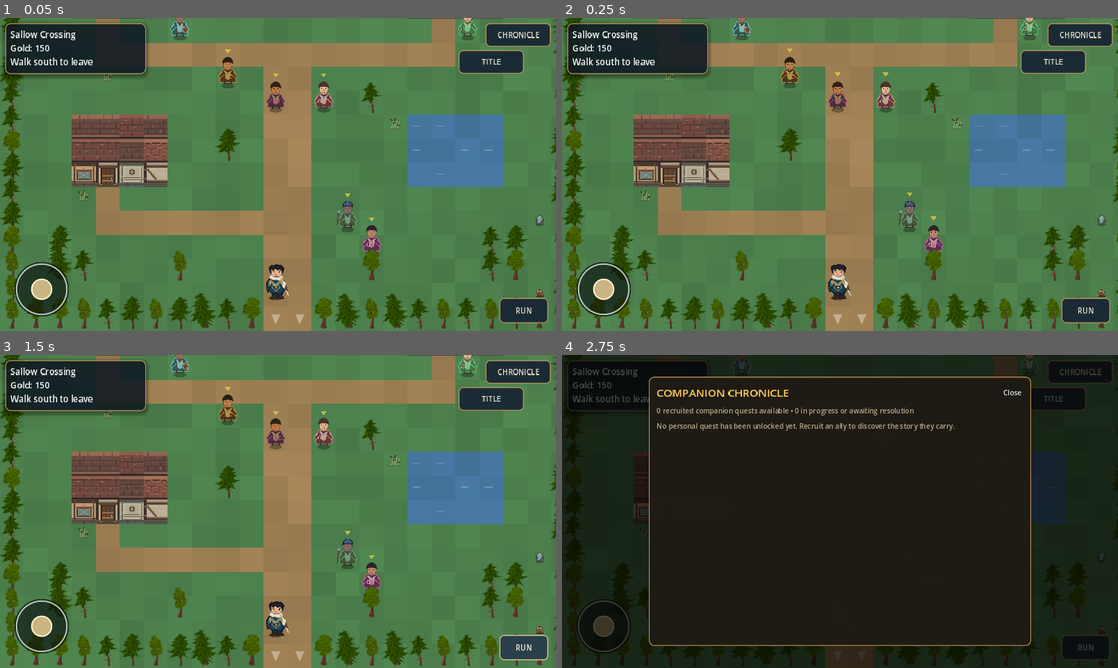
Above: before the commit, frames 1-4 (two rows, left to right).
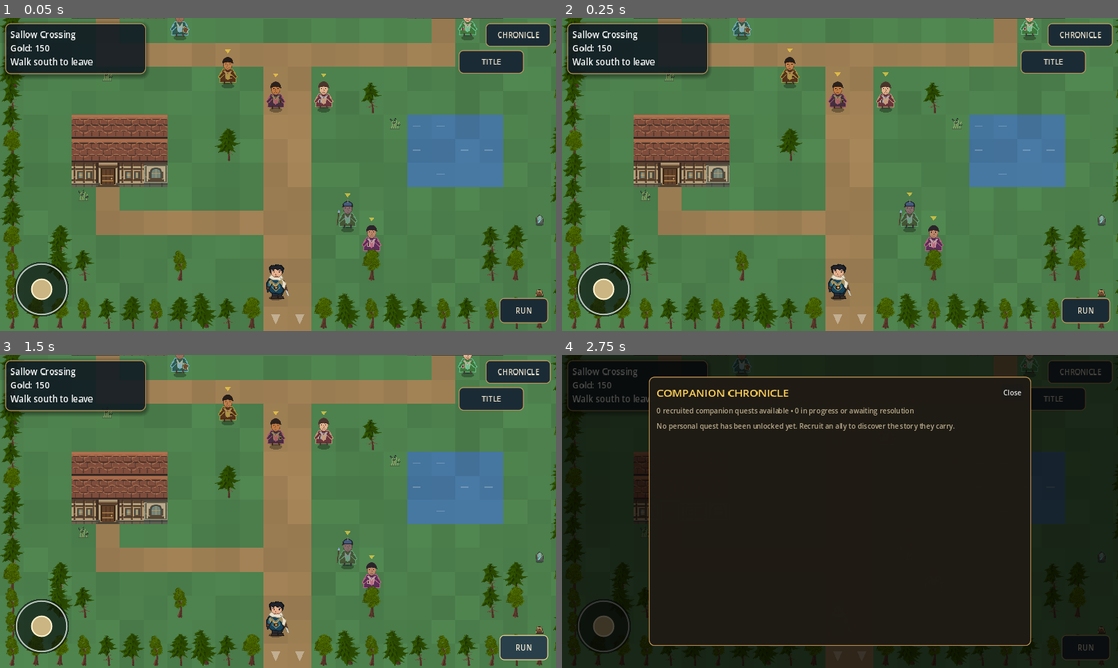
Above: after the commit, the same moments.

Repository: ninjun42215-gif/KindleWake
Game: Godot game, scene res://Location.tscn
Same seed, same stepped clock (60 frames per second), same inputs: the game is played once before the commit and once after it. This scene is started directly instead of the project's main scene.
Inputs:
- Up to frame 1 (0.05 s): no input
- Up to frame 2 (0.25 s): no input
- Up to frame 3 (1.5 s): click "RUN" at 0.5 s; click "RUN: ON" at 1.25 s
- Up to frame 4 (2.75 s): click "CHRONICLE" at 2 s

The runs differ from the first frame. In frame 1, 1.8% of the frame differs, in the area x 12-77%, y 0-54%; in frame 2, 1.8%; in frame 3, 1.8%; in frame 4, less than 0.1%.

Commit message:
Apply region palettes and location-seeded building variants

Diff:
--- a/Kindlewake/scripts/ui/location_scene.gd
+++ b/Kindlewake/scripts/ui/location_scene.gd
@@ -3,6 +3,7 @@
 # Original base and detail atlases for 48px local roofs, facades, doors and masonry.
 const LOCAL_ARCHITECTURE_ATLAS: Texture2D = preload("res://assets/art/tiles/local_architecture.svg")
 const LOCAL_ARCHITECTURE_DETAIL_ATLAS: Texture2D = preload("res://assets/art/tiles/local_architecture_detail.svg")
+const RegionalArchitectureStyleScript = preload("res://scripts/ui/regional_architecture_style.gd")
 
 const CharacterSheetScript = preload("res://scripts/core/character_sheet.gd")
 
@@ -33,6 +34,8 @@
 
 var maps: Dictionary = {}
 var current_map_id: String = ""
+var architecture_tint: Color = Color.WHITE
+var architecture_seed: int = 17
 var lmap: LocalMap
 var camera: Camera2D
 var player_pos: Vector2 = Vector2.ZERO
@@ -86,6 +89,8 @@
 
 func _load_map(id: String, spawn: Vector2i) -> void:
     current_map_id = id
+    architecture_tint = RegionalArchitectureStyleScript.tint_for_location(id)
+    architecture_seed = RegionalArchitectureStyleScript.seed_for_location(id)
     lmap = maps[id]
     # Reapply discovered secret passages when a map is revisited.
     for secret_spot in lmap.spots:
@@ -1048,6 +1053,7 @@
     var o := Vector2(float(c.x), float(c.y)) * TILE
     var full := Rect2(o, Vector2(TILE + 0.5, TILE + 0.5))
     var h: float = WorldMap.hash01(c.x, c.y, 17)
+    var architecture_h: float = RegionalArchitectureStyleScript.variant_for_cell(architecture_seed, c, 17)
     var indoor: bool = lmap.kind == "interior"
     # ground under everything that stands on it
     if "=BSKXHUPCN+".contains(t):
@@ -1060,28 +1066,28 @@
         draw_rect(full, _shade(Color(0.30, 0.50, 0.30), c, 0.12))
     match t:
         "#":
-            var stone_variant: int = 9 if h <= 0.5 else 10
-            draw_texture_rect_region(LOCAL_ARCHITECTURE_ATLAS, full, Rect2(float(stone_variant) * TILE, 0.0, TILE, TILE))
+            var stone_variant: int = 9 if architecture_h <= 0.5 else 10
+            draw_texture_rect_region(LOCAL_ARCHITECTURE_ATLAS, full, Rect2(float(stone_variant) * TILE, 0.0, TILE, TILE), architecture_tint)
         "r":
-            var clay_variant: int = mini(3, int(h * 4.0))
+            var clay_variant: int = mini(3, int(architecture_h * 4.0))
             if clay_variant < 2:
-                draw_texture_rect_region(LOCAL_ARCHITECTURE_ATLAS, full, Rect2(float(clay_variant) * TILE, 0.0, TILE, TILE))
+                draw_texture_rect_region(LOCAL_ARCHITECTURE_ATLAS, full, Rect2(float(clay_variant) * TILE, 0.0, TILE, TILE), architecture_tint)
             else:
-                draw_texture_rect_region(LOCAL_ARCHITECTURE_DETAIL_ATLAS, full, Rect2(float(clay_variant - 2) * TILE, 0.0, TILE, TILE))
+                draw_texture_rect_region(LOCAL_ARCHITECTURE_DETAIL_ATLAS, full, Rect2(float(clay_variant - 2) * TILE, 0.0, TILE, TILE), architecture_tint)
         "b":
-            var slate_variant: int = mini(3, int(h * 4.0))
+            var slate_variant: int = mini(3, int(architecture_h * 4.0))
             if slate_variant < 2:
-                draw_texture_rect_region(LOCAL_ARCHITECTURE_ATLAS, full, Rect2(float(slate_variant + 2) * TILE, 0.0, TILE, TILE))
+                draw_texture_rect_region(LOCAL_ARCHITECTURE_ATLAS, full, Rect2(float(slate_variant + 2) * TILE, 0.0, TILE, TILE), architecture_tint)
             else:
-                draw_texture_rect_region(LOCAL_ARCHITECTURE_DETAIL_ATLAS, full, Rect2(float(slate_variant) * TILE, 0.0, TILE, TILE))
+                draw_texture_rect_region(LOCAL_ARCHITECTURE_DETAIL_ATLAS, full, Rect2(float(slate_variant) * TILE, 0.0, TILE, TILE), architecture_tint)
         "w":
-            var facade_variant: int = mini(7, int(h * 8.0))
+            var facade_variant: int = mini(7, int(architecture_h * 8.0))
             if facade_variant < 4:
-                draw_texture_rect_region(LOCAL_ARCHITECTURE_ATLAS, full, Rect2(float(facade_variant + 4) * TILE, 0.0, TILE, TILE))
+                draw_texture_rect_region(LOCAL_ARCHITECTURE_ATLAS, full, Rect2(float(facade_variant + 4) * TILE, 0.0, TILE, TILE), architecture_tint)
             else:
-                draw_texture_rect_region(LOCAL_ARCHITECTURE_DETAIL_ATLAS, full, Rect2(float(facade_variant) * TILE, 0.0, TILE, TILE))
+                draw_texture_rect_region(LOCAL_ARCHITECTURE_DETAIL_ATLAS, full, Rect2(float(facade_variant) * TILE, 0.0, TILE, TILE), architecture_tint)
         "1", "2", "3", "4":
-            draw_texture_rect_region(LOCAL_ARCHITECTURE_ATLAS, full, Rect2(8.0 * TILE, 0.0, TILE, TILE))
+            draw_texture_rect_region(LOCAL_ARCHITECTURE_ATLAS, full, Rect2(8.0 * TILE, 0.0, TILE, TILE), architecture_tint)
         "E":
             draw_colored_polygon(PackedVector2Array([o + Vector2(TILE * 0.3, TILE * 0.3), o + Vector2(TILE * 0.7, TILE * 0.3), o + Vector2(TILE * 0.5, TILE * 0.72)]), Color(1, 1, 1, 0.35))
         "~":
